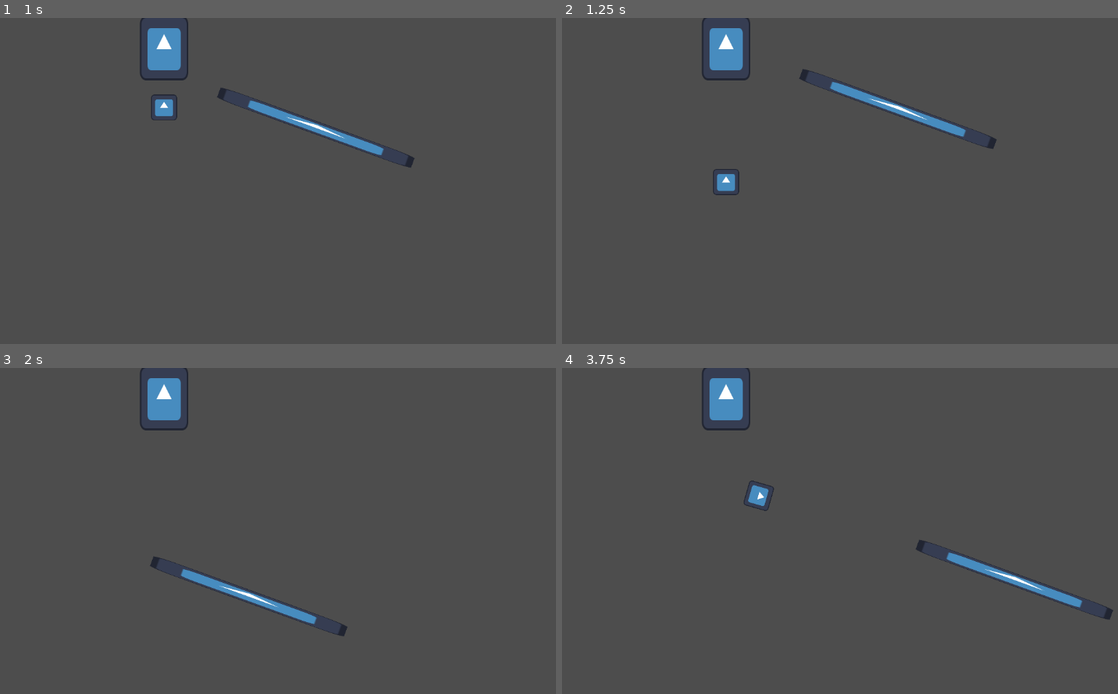
Above: before the commit, frames 1-4 (two rows, left to right).
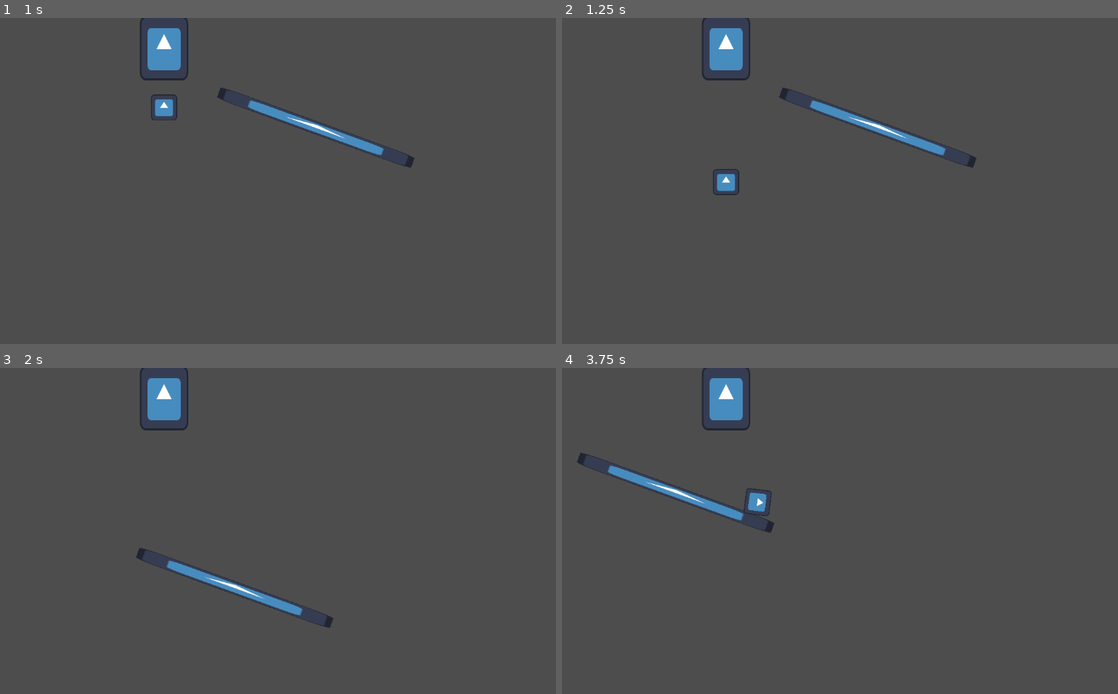
Above: after the commit, the same moments.

Repository: 24206BHS/fruit-roll-up
Game: Godot game, scene res://Scenes/level_1.tscn
The game is run twice, just before and just after one commit, with the same random seed, the same clock (stepped at 60 frames per second) and the same inputs. The engine's default icon, where the game draws it, is replaced by a stand-in: a white triangle on a blue panel in a dark square.
Inputs (mouse positions are in pixels of both pictures, inside the frame that each line leads up to):
- Up to frame 1 (1 s): tap Enter (ui_accept) at 0.5 s; drag from (216, 220) to (333, 109) at 0.52 s
- Up to frame 2 (1.25 s): no input
- Up to frame 3 (2 s): drag from (161, 547) to (250, 596) at 1.27 s
- Up to frame 4 (3.75 s): move the mouse to (895, 459) at 2.02 s; click (895, 459) at 2.17 s; tap Enter (ui_accept) at 2.75 s; drag from (812, 596) to (667, 482) at 2.77 s; move the mouse to (1012, 579) at 3.52 s; click (1012, 579) at 3.67 s

Frame 1 is identical in both runs. In frame 2, 1.8% of the frame differs, in the area x 39-79%, y 15-46%; in frame 3, 1.1%; in frame 4, 2.1%, in the area x 2-100%, y 26-78%.

Commit message:
finished platform and begun goal

Diff:
--- a/Scenes/level_1.tscn
+++ b/Scenes/level_1.tscn
@@ -6,6 +6,12 @@
 
 [sub_resource type="RectangleShape2D" id="RectangleShape2D_3hls8"]
 size = Vector2(400, 25)
+
+[sub_resource type="RectangleShape2D" id="RectangleShape2D_xfk5q"]
+size = Vector2(10, 100)
+
+[sub_resource type="RectangleShape2D" id="RectangleShape2D_7p6j4"]
+size = Vector2(80, 10)
 
 [node name="Level_1" type="Node2D" unique_id=819945439]
 script = ExtResource("1_8ffim")
@@ -28,4 +34,19 @@
 scale = Vector2(0.75, 1)
 texture = ExtResource("2_xfk5q")
 
+[node name="Goal" type="StaticBody2D" parent="." unique_id=1873381732]
+position = Vector2(850, 550)
+
+[node name="CollisionShape2D" type="CollisionShape2D" parent="Goal" unique_id=603713951]
+position = Vector2(-40, 0)
+shape = SubResource("RectangleShape2D_xfk5q")
+
+[node name="CollisionShape2D2" type="CollisionShape2D" parent="Goal" unique_id=2112710440]
+position = Vector2(40, 0)
+shape = SubResource("RectangleShape2D_xfk5q")
+
+[node name="CollisionShape2D3" type="CollisionShape2D" parent="Goal" unique_id=1855678673]
+position = Vector2(0, 50)
+shape = SubResource("RectangleShape2D_7p6j4")
+
 [connection signal="input_event" from="Platform" to="Platform" method="_on_input_event"]
--- a/Scenes/platform.gd
+++ b/Scenes/platform.gd
@@ -28,8 +28,9 @@
 
 func _input(event: InputEvent) -> void:
 	if dragging:
-		position += (mouse-position)-offset
-		mouse = get_global_mouse_position()
+		if event is InputEventMouseMotion and event.button_mask == 1:
+			position += (mouse-position)-offset
+			mouse = get_global_mouse_position()
 	if rotating:
 		if event is InputEventMouseMotion:
 			rotating = false
